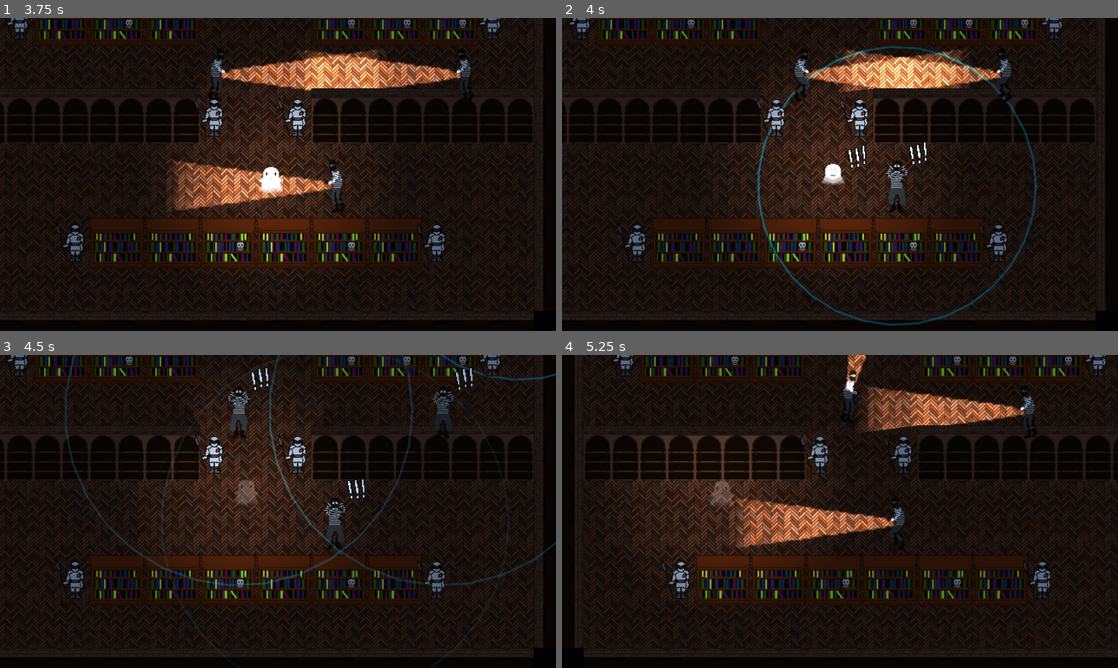
Above: before the commit, frames 1-4 (two rows, left to right).
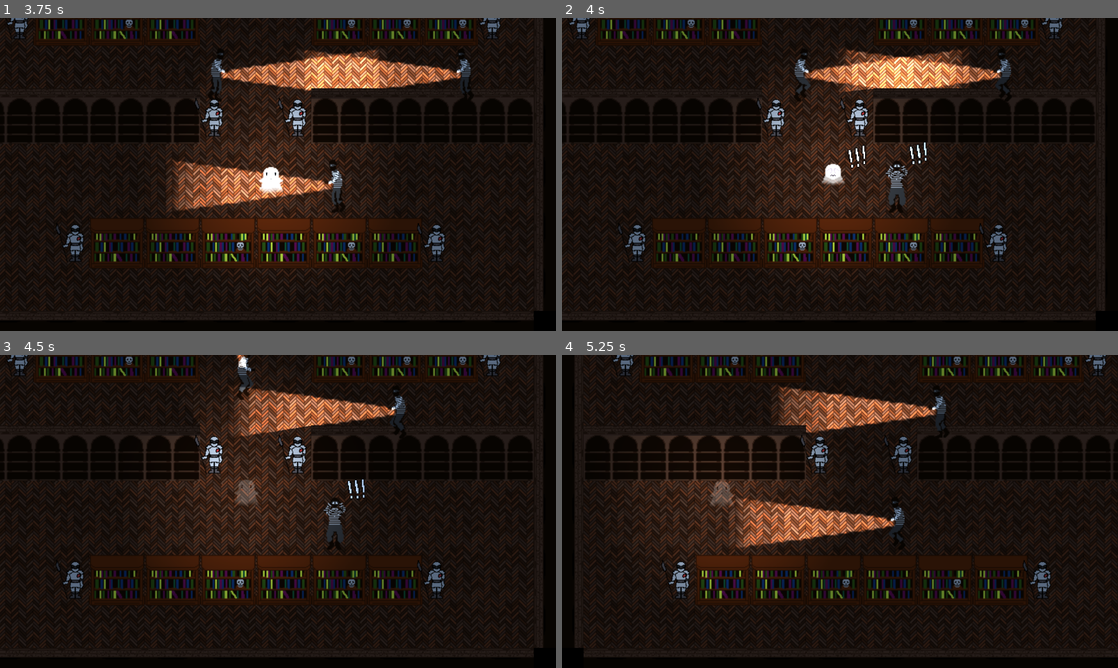
Above: after the commit, the same moments.

Repository: Kurogamu/ghost-story
Game: Godot game, scene res://scenes/game.tscn
Same seed, same stepped clock (60 frames per second), same inputs: the game is played once before the commit and once after it.
Inputs:
- Up to frame 1 (3.75 s): click "resume" at 0.5 s; hold Right (move_right) 1.28-2.03 s; hold Space (interact) 1.28-2.03 s; hold Down (move_down) 2.03-2.78 s; tap Space (interact) at 2.1, 3.6 s; hold Right (move_right) 2.78-3.53 s; hold Space (interact) 2.78-3.53 s; hold Up (move_up) from 3.53 s (still down)
- Up to frame 2 (4 s): keep holding Up (move_up)
- Up to frame 3 (4.5 s): release Up (move_up) at 4.28 s; hold Left (move_left) from 4.28 s (still down); hold Space (interact) from 4.28 s (still down)
- Up to frame 4 (5.25 s): keep holding Left (move_left); release Space (interact) at 5.03 s; tap Space (interact) at 5.1 s

Frame 1 is identical in both runs. In frame 2, 1.1% of the frame differs, in the area x 35-86%, y 8-99%; in frame 3, 4.8%, in the area x 11-100%, y 0-74%; in frame 4, 4.6%.

Commit message:
Enemies scare other enemies when running away only

Diff:
--- a/scripts/chaser.gd
+++ b/scripts/chaser.gd
@@ -76,7 +76,6 @@
 		States.DEFAULT: $CharSprite.play("default")
 		States.SCARED: $CharSprite.play("scared")
 		States.SPOOKED:
-			$SoundWave.run()
 			$CharSprite.play("spooked")
 			$ReactionSprite.visible = true
 			$ReactionSprite.play("spooked")
--- a/scripts/level.gd
+++ b/scripts/level.gd
@@ -85,7 +85,6 @@
 			$Music.fade_in_track("Drums")
 
 
-
 func _set_state(next_state: States) -> void:
 	match next_state:
 		States.DEFAULT:
